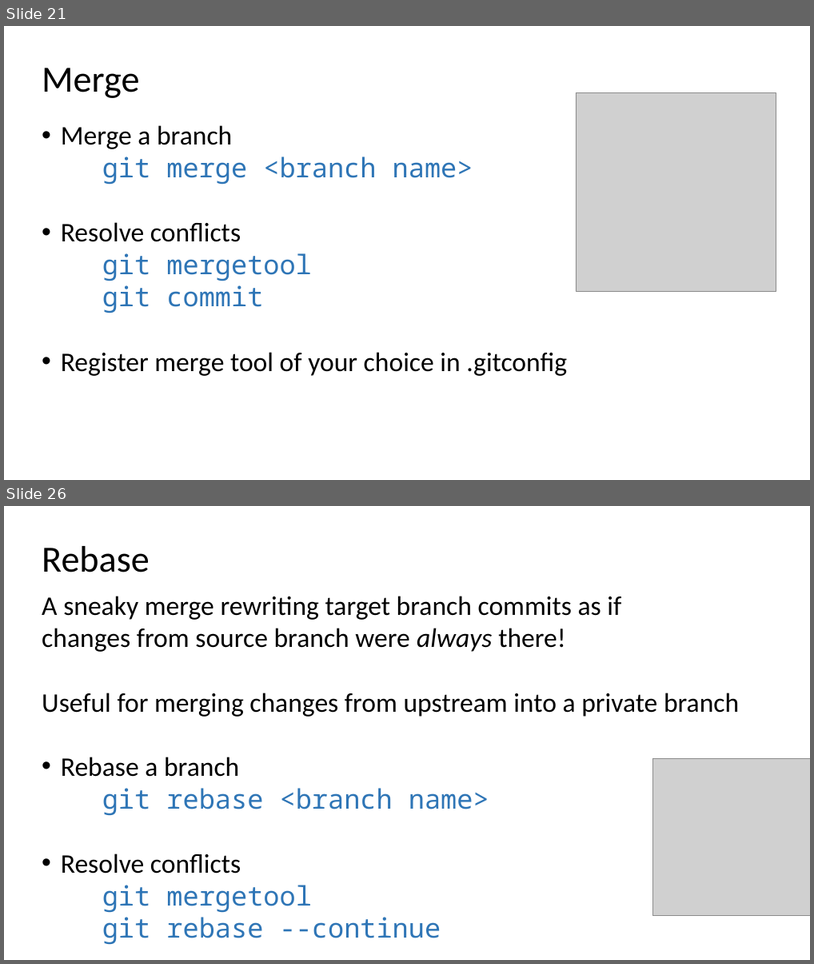
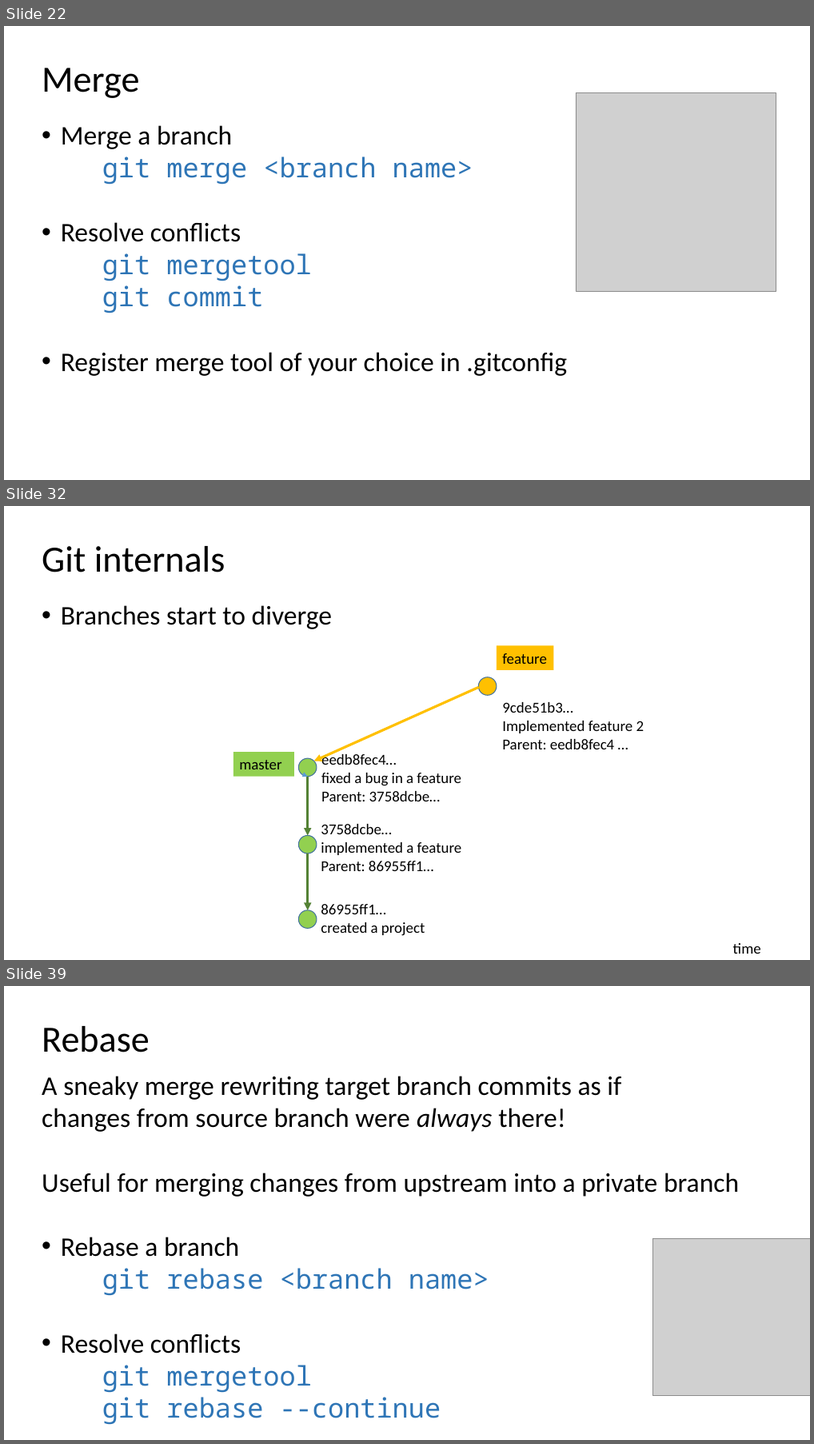
Before and after one commit to ogvolkov/git-101, a slide deck: git101.pptx. Shown one above the other, each under a label of ours: slides 21 and 26 before the commit, slides 22, 32 and 39 after it; the slides between them are not shown. The pictures are 814x964 and 814x1444 pixels, drawn with LibreOffice and Linux fonts; fonts in the diff are those of the drawing; grey boxes stand for pictures. Boxes give left, top, right and bottom in pixels: in the first picture for what was removed or moved away, otherwise in the second. Text is boxed around its words. In the diff, an @@ line names an element or a change of style, - is before the commit and + after.

Commit message:
git internals with regard to branches

```diff
--- a/git101.pptx
+++ b/git101.pptx
@@ slide 32 added at bbox=[4, 506, 810, 960], background #FFFFFF @@
@@ text added at bbox=[42, 546, 226, 572], 44 pt, text #000000 @@
+Git internals
@@ text added at bbox=[61, 605, 332, 629], 32 pt, text #000000 @@
+• Branches start to diverge
@@ rectangle added at bbox=[497, 646, 554, 670], fill #FFC000, 18 pt, text #000000 @@
+feature
@@ arrow added from (479, 687) to (314, 760), #FFC000 3 pt @@
@@ ellipse added at bbox=[479, 677, 497, 696], fill #FFC000, outline #43739E 1 pt @@
@@ text added at bbox=[502, 702, 645, 749], 18 pt, text #000000 @@
+9cde51b3…
+Implemented feature 2
+Parent: eedb8fec4 …
@@ rectangle added at bbox=[234, 752, 294, 776], fill #92D050, 18 pt, text #000000 @@
+master
@@ ellipse added at bbox=[298, 758, 317, 776], fill #92D050, outline #43739E 1 pt @@
@@ text added at bbox=[322, 752, 462, 801], 18 pt, text #000000 @@
+eedb8fec4…
+fixed a bug in a feature
+Parent: 3758dcbe…
@@ arrow added from (302, 773) to (308, 776), #5B9BD5 0.5 pt @@
@@ arrow added from (308, 776) to (308, 835), #548235 3 pt @@
@@ ellipse added at bbox=[298, 835, 317, 853], fill #92D050, outline #43739E 1 pt @@
@@ text added at bbox=[321, 824, 462, 871], 18 pt, text #000000 @@
+3758dcbe…
+implemented a feature
+Parent: 86955ff1…
@@ arrow added from (308, 853) to (308, 910), #548235 3 pt @@
@@ ellipse added at bbox=[298, 910, 317, 928], fill #92D050, outline #43739E 1 pt @@
@@ text added at bbox=[321, 904, 425, 936], 18 pt, text #000000 @@
+86955ff1…
+created a project
@@ text added at bbox=[734, 943, 762, 953], 18 pt, text #000000 @@
+time
@@ what was slide 21 is now slide 22 @@
@@ what was slide 26 is now slide 39 @@
```
Also in this commit, not shown: 5 slides changed, 13 other slides added.
